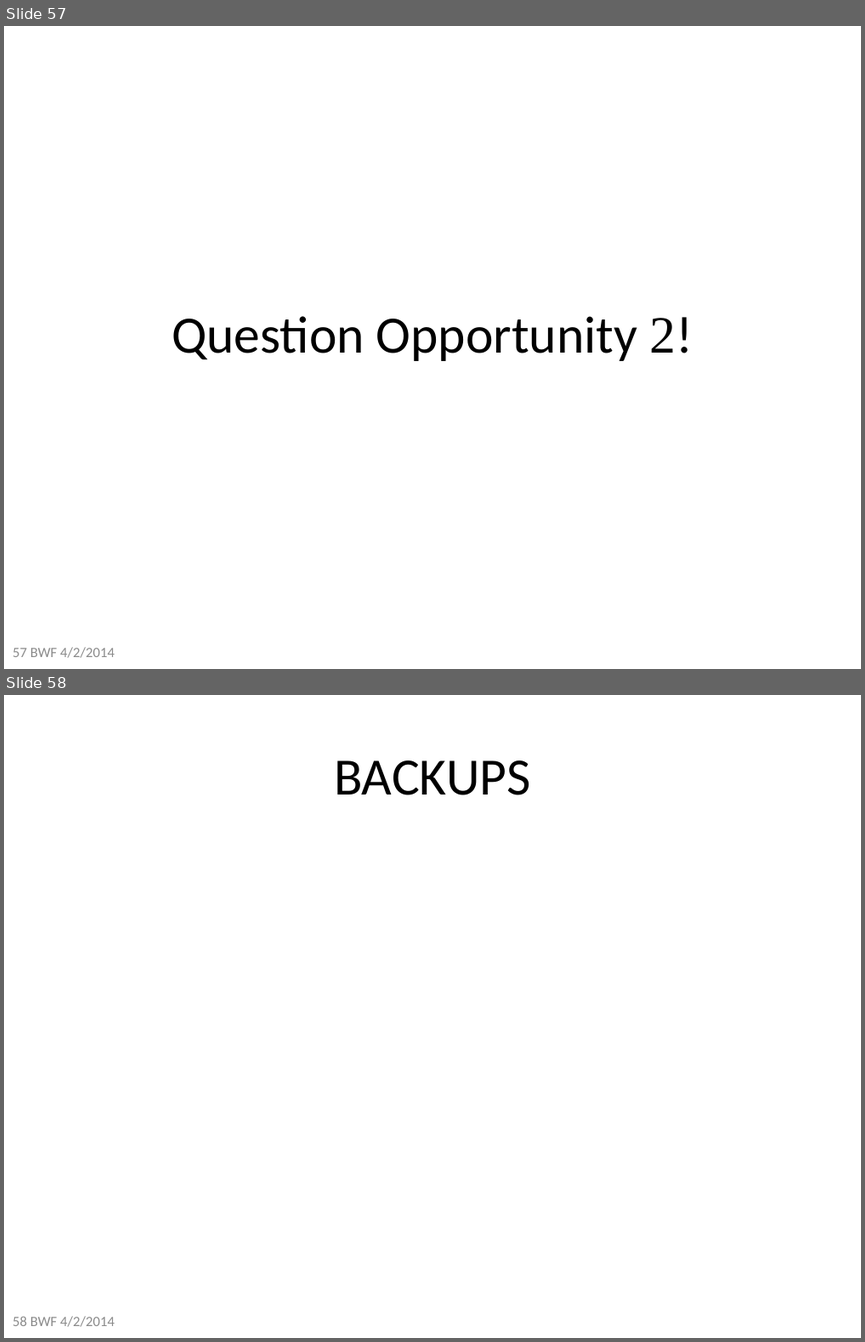
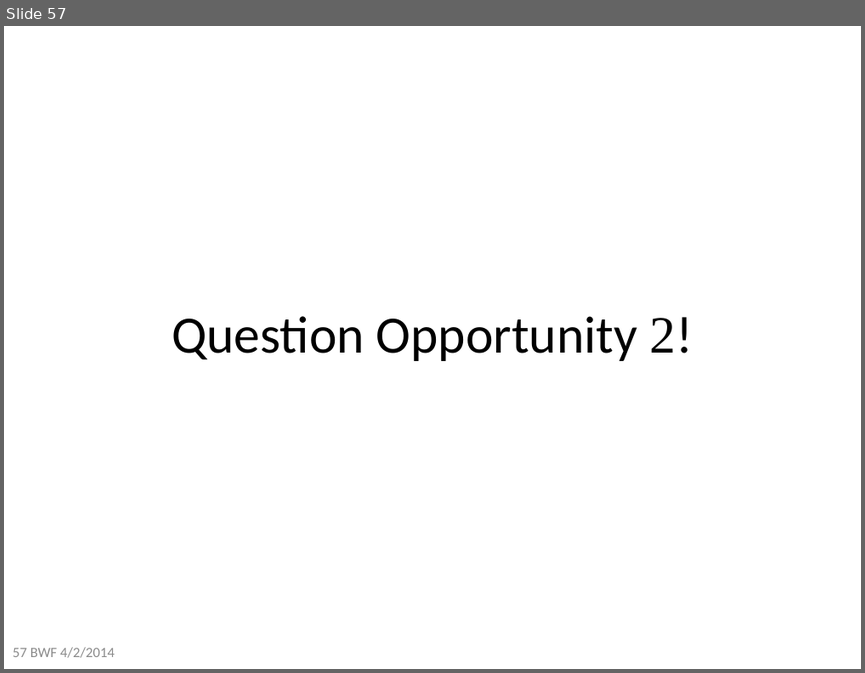
Before and after one commit to xianruimeng/comp-fuzzy-ext, a slide deck: constantRate/KeyDerivationWithNegativeUsable.pptx. Shown one above the other, each under a label of ours: slides 57 and 58 before the commit, slide 57 after it. The pictures are 865x1342 and 865x673 pixels, drawn with LibreOffice and Linux fonts; fonts in the diff are those of the drawing. Boxes give left, top, right and bottom in pixels: in the first picture for what was removed or moved away, otherwise in the second. Text is boxed around its words. In the diff, an @@ line names an element or a change of style, - is before the commit and + after.

```diff
--- a/constantRate/KeyDerivationWithNegativeUsable.pptx
+++ b/constantRate/KeyDerivationWithNegativeUsable.pptx
@@ slide 58 removed at (x1=4, y1=695, x2=861, y2=1338), background #FFFFFF @@
@@ title removed at (x1=334, y1=760, x2=531, y2=795) @@
-BACKUPS
@@ text removed at (x1=12, y1=1315, x2=114, y2=1327) @@
-58 BWF 4/2/2014
```
Also in this commit, not shown: 1 slide changed, 12 other slides removed, 1 other file.
